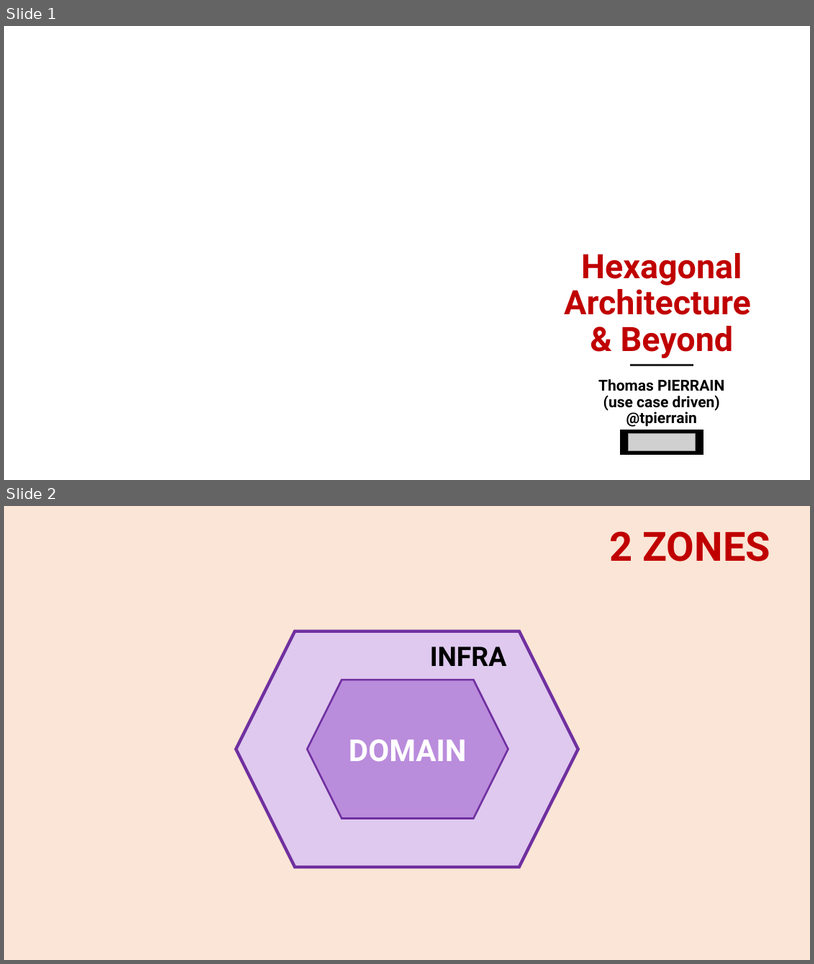
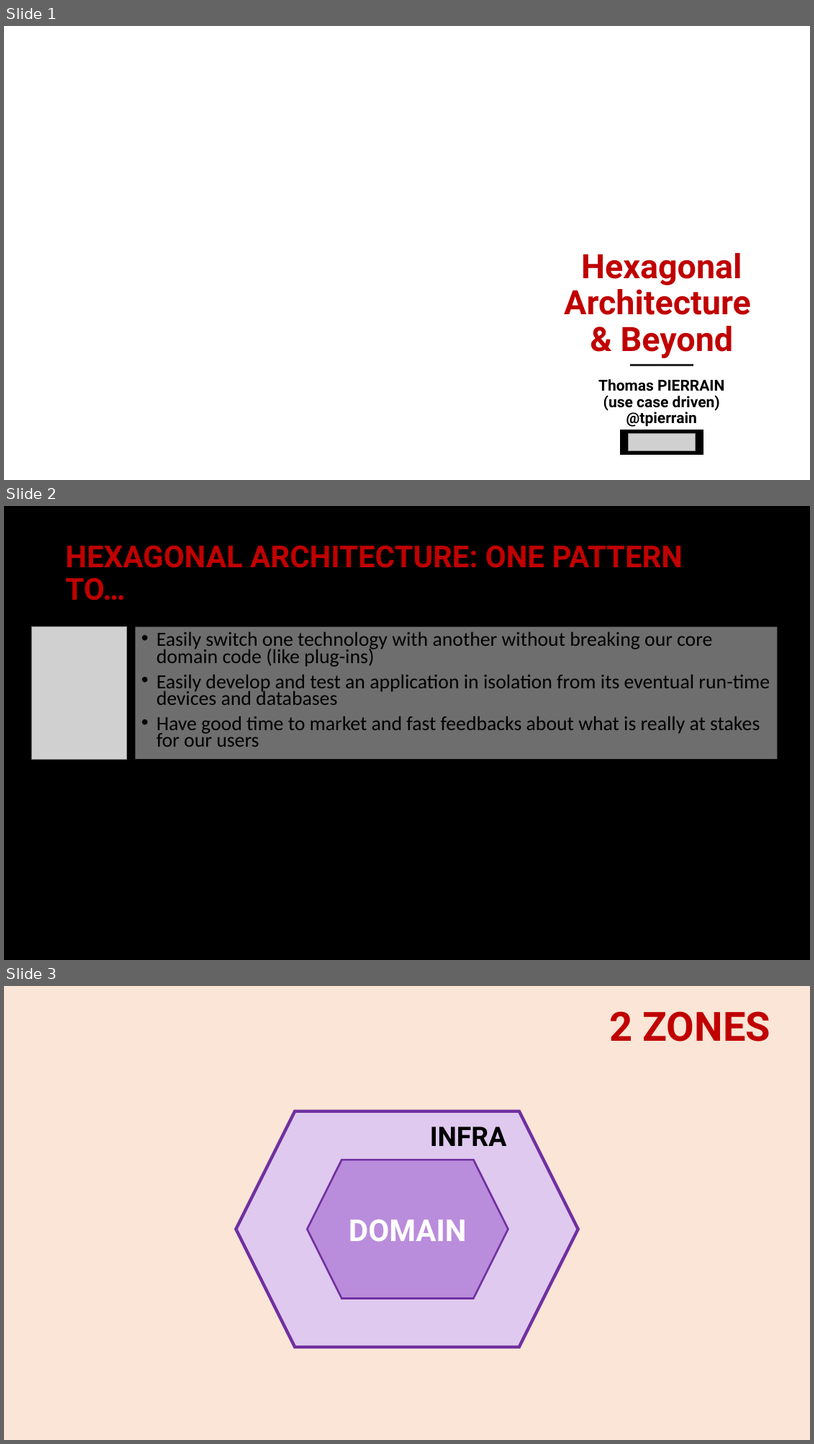
Before and after one commit to tpierrain/talk-hexagonal-and-beyond, a slide deck: HexagonalAndBeyond.pptx. Shown one above the other, each under a label of ours: slides 1 and 2 before the commit, slides 1, 2 and 3 after it. The pictures are 814x964 and 814x1444 pixels, drawn with LibreOffice and Linux fonts; fonts in the diff are those of the drawing; grey boxes stand for pictures; background and template pictures are left out. Boxes give left, top, right and bottom in pixels: in the first picture for what was removed or moved away, otherwise in the second. Text is boxed around its words. In the diff, an @@ line names an element or a change of style, - is before the commit and + after.

```diff
--- a/HexagonalAndBeyond.pptx
+++ b/HexagonalAndBeyond.pptx
@@ slide 2 added at <box>4,506,810,960</box>, background picture (left out) @@
@@ title added at <box>65,545,684,600</box>, 36 pt, text #C00000, bold @@
+HEXAGONAL ARCHITECTURE: ONE PATTERN TO…
@@ picture added at <box>31,627,127,759</box> @@
@@ text added at <box>135,627,778,759</box>, fill #E7E6E6 at 48% opacity, 23.8 pt, text #000000 @@
+• Easily switch one technology with another without breaking our core domain code (like plug-ins)
+• Easily develop and test an application in isolation from its eventual run-time devices and databases
+• Have good time to market and fast feedbacks about what is really at stakes for our users
@@ text added at <box>22,759,136,814</box>, 24 pt, text #000000, bold @@
+Alistair Cockburn
@@ what was slide 2 is now slide 3 @@
```
Also in this commit, not shown: 1 other slide added.
